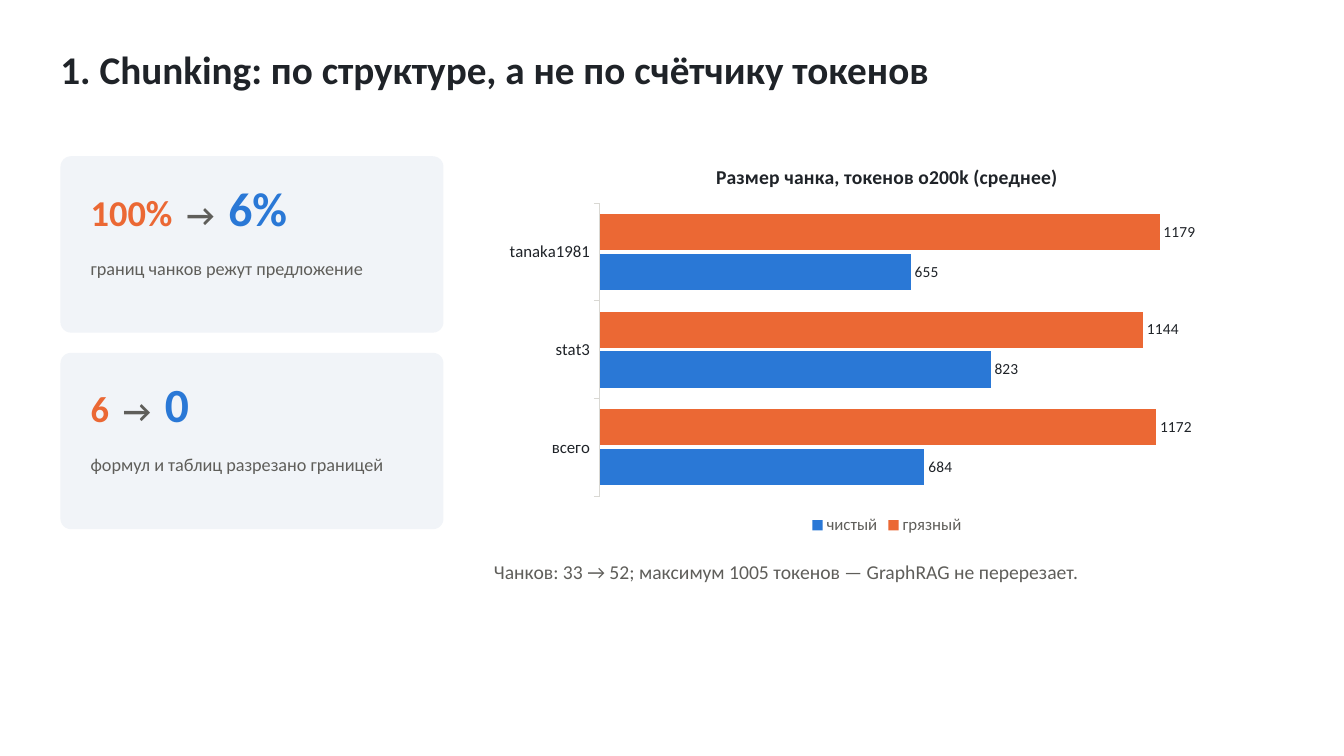
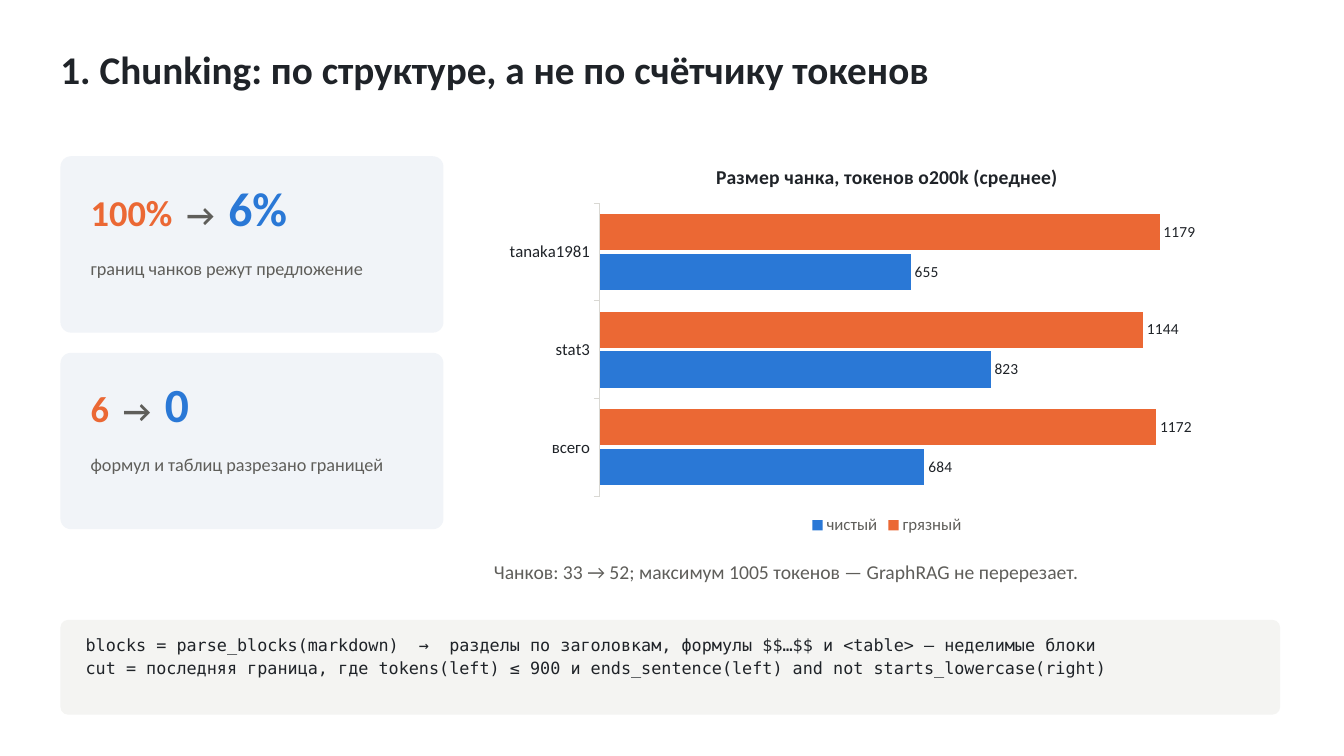
Before and after one commit to TeaDove/mam-26-1, a slide deck: slide 3 of 1-graph/lab-2/results/presentation.pptx. Drawn at 1344x756 pixels with LibreOffice and Linux fonts; fonts in the diff are those of the drawing. Boxes give left, top, right and bottom in pixels: in the first picture for what was removed or moved away, otherwise in the second. Text is boxed around its words. In the diff, an @@ line names an element or a change of style, - is before the commit and + after.

```diff
--- a/1-graph/lab-2/results/presentation.pptx
+++ b/1-graph/lab-2/results/presentation.pptx
@@ rounded rectangle added at <box>60,620,1280,715</box>, fill #F4F4F2 @@
@@ text added at <box>86,638,1106,678</box>, 12 pt, text #1F2328 @@
+blocks = parse_blocks(markdown) → разделы по заголовкам, формулы $$…$$ и <table> — неделимые блоки
+cut = последняя граница, где tokens(left) ≤ 900 и ends_sentence(left) and not starts_lowercase(right)
```
Also in this commit, not shown: 4 other slides changed, 7 other files.
